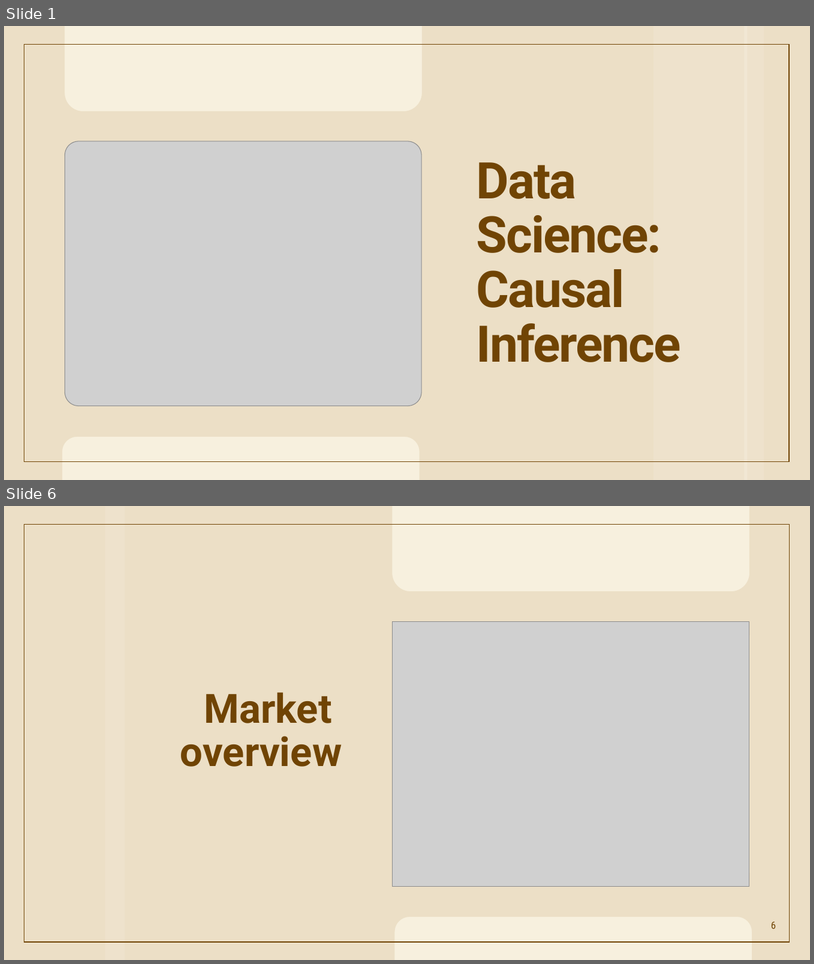
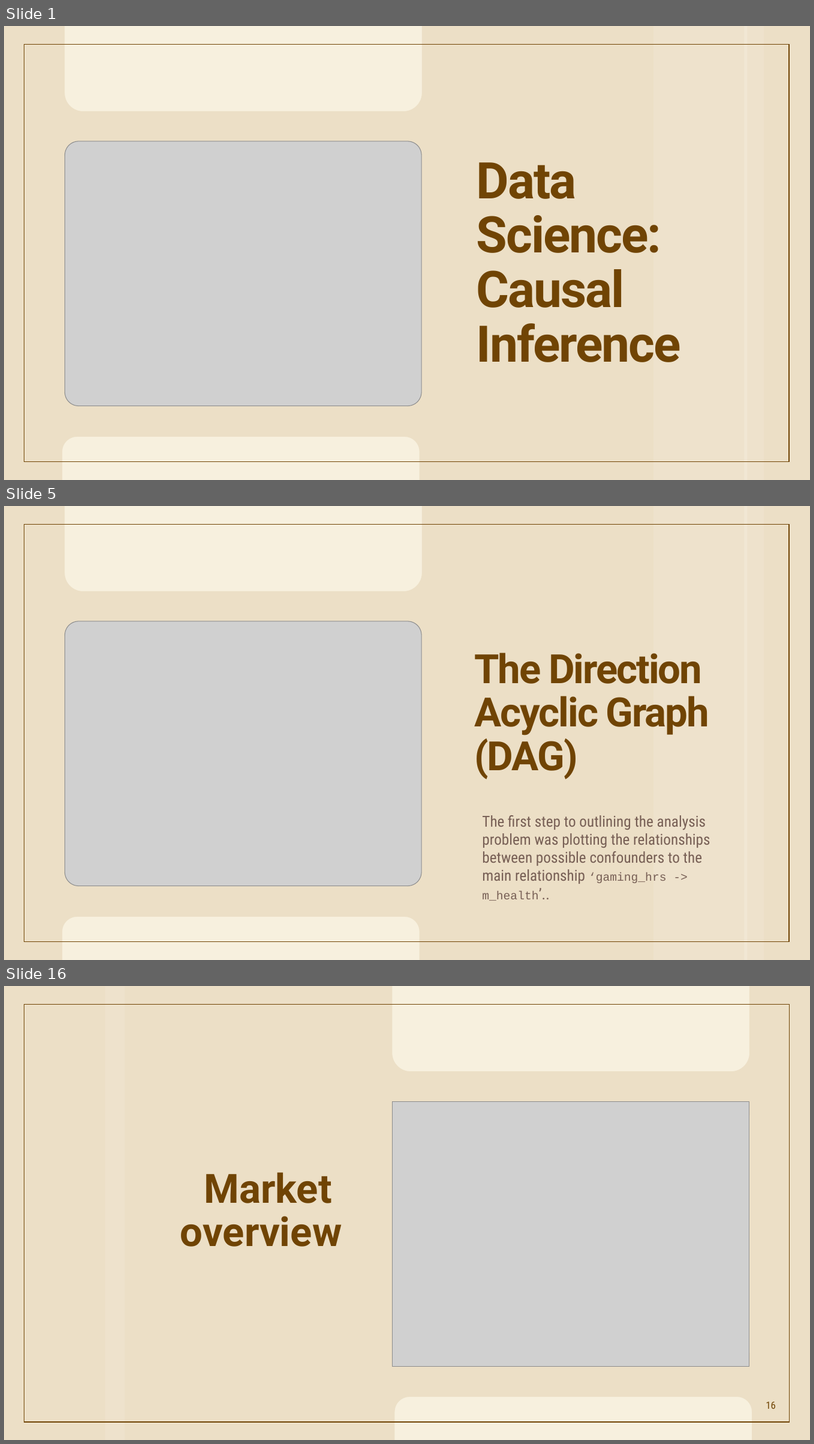
Before and after one commit to FaatimahMajothi98/Causal-Inference-Analysis, a slide deck: Causal Inference.pptx. Shown one above the other, each under a label of ours: slides 1 and 6 before the commit, slides 1, 5 and 16 after it; the slides between them are not shown. The pictures are 814x964 and 814x1444 pixels, drawn with LibreOffice and Linux fonts; fonts in the diff are those of the drawing; grey boxes stand for pictures; background and template pictures are left out. Boxes give left, top, right and bottom in pixels: in the first picture for what was removed or moved away, otherwise in the second. Text is boxed around its words. In the diff, an @@ line names an element or a change of style, - is before the commit and + after.

Commit message:
Images saved, presentation added (incomplete)

```diff
--- a/Causal Inference.pptx
+++ b/Causal Inference.pptx
@@ slide 5 added at (4,506,810,960), background #F7F0DE; not listed: 4 template elements that a slide beside it also shows @@
@@ picture added at (65,621,422,885) @@
@@ title added at (475,652,710,779), 48 pt, text #704404, bold @@
+The Direction Acyclic Graph (DAG)
@@ text added at (482,815,710,883), 18 pt, text #775F55 @@
+The first step to outlining the analysis problem was plotting the relationships between possible confounders to the main relationship ‘gaming_hrs -> m_health’..
@@ what was slide 6 is now slide 16 @@
@@ page number at (766,1401,776,1408): text changed @@
-6
+16
```
Also in this commit, not shown: 1 slide changed, 12 other slides added, 4 slides removed, 7 other files.
